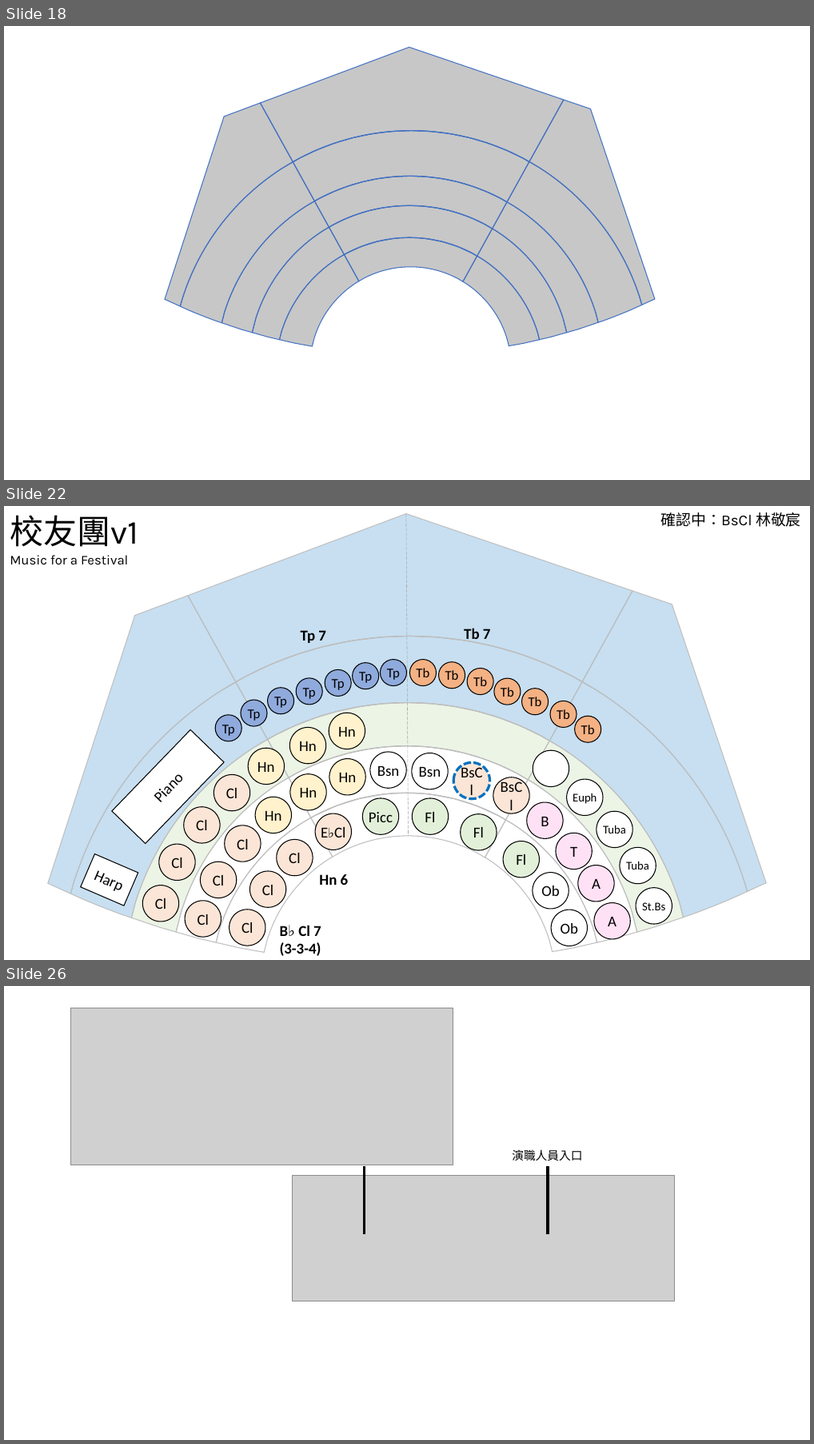
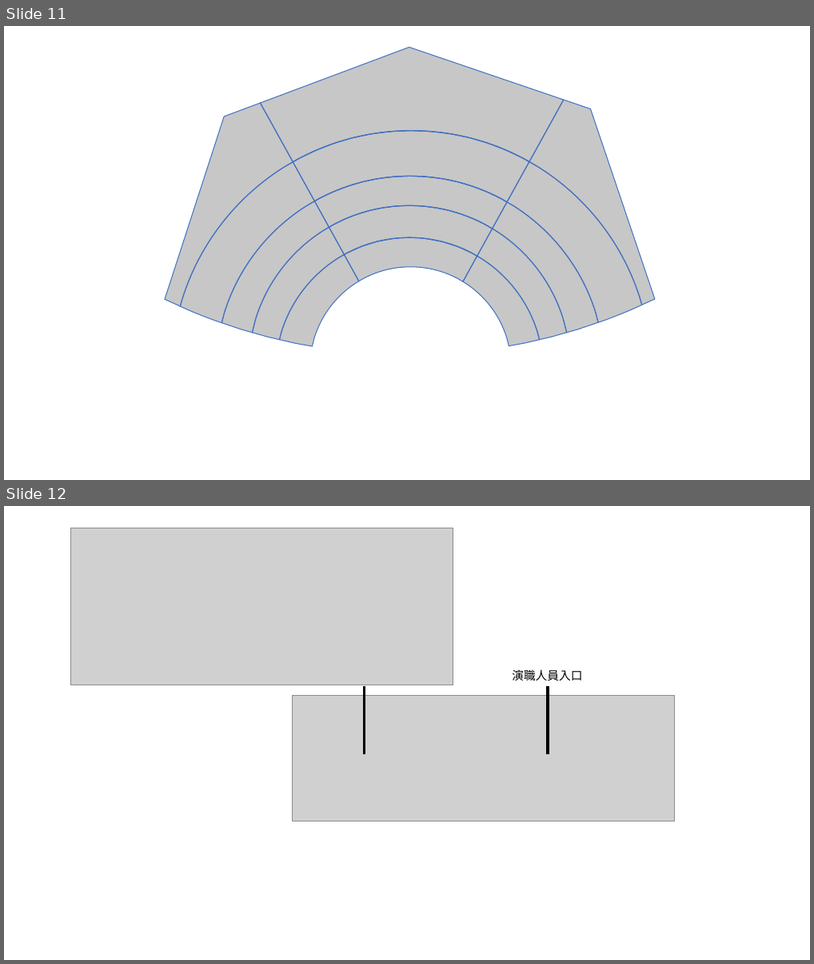
Before and after one commit to ChenHsuanTu/K19, a slide deck: doc/KAO19.pptx. Shown one above the other, each under a label of ours: slides 18, 22 and 26 before the commit, slides 11 and 12 after it; the slides between them are not shown. The pictures are 814x1444 and 814x964 pixels, drawn with LibreOffice and Linux fonts; fonts in the diff are those of the drawing; grey boxes stand for pictures; background and template pictures are left out. Boxes give left, top, right and bottom in pixels: in the first picture for what was removed or moved away, otherwise in the second. Text is boxed around its words. In the diff, an @@ line names an element or a change of style, - is before the commit and + after.

```diff
--- a/doc/KAO19.pptx
+++ b/doc/KAO19.pptx
@@ slide 22 removed at (4,506,810,960), background #FFFFFF @@
@@ text removed at (10,515,138,565) @@
-校友團v1
-Music for a Festival
@@ line removed from (406, 514) to (409, 836) @@
@@ text removed at (662,512,802,527) @@
-確認中：BsCl 林敬宸
@@ text removed at (301,630,326,643) @@
-Tp 7
@@ text removed at (464,628,491,644) @@
-Tb 7
@@ group removed at (142,713,673,946): 36 ellipses @@
-Picc
-Cl
-Cl
-E♭Cl
-Fl
-Fl
-Fl
-Ob
-Ob
-Cl
-Cl
-Cl
-Hn
-Hn
-Bsn
-Bsn
-BsCl
-BsCl
-B
-T
-A
-A
-Cl
-Cl
-Cl
-Cl
-Hn
-Hn
-St.Bs
-Tuba
-Tuba
-Euph
-Cl
-Hn
-Hn
@@ group removed at (215,659,602,743): 14 ellipses @@
-Tp
-Tp
-Tp
-Tp
-Tp
-Tp
-Tp
-Tb
-Tb
-Tb
-Tb
-Tb
-Tb
-Tb
@@ rectangle removed at (112,729,224,844) @@
-Piano
@@ group removed at (48,514,766,952): 91 freeform shapes @@
@@ rectangle removed at (81,854,138,905) @@
-Harp
@@ text removed at (319,874,349,884) @@
-Hn 6
@@ text removed at (280,924,322,956) @@
-B♭ Cl 7
-(3-3-4)
@@ what was slide 18 is now slide 11 @@
@@ what was slide 26 is now slide 12 @@
```
Also in this commit, not shown: 9 slides changed, 1 slide added, 14 other slides removed, 13 other files.
